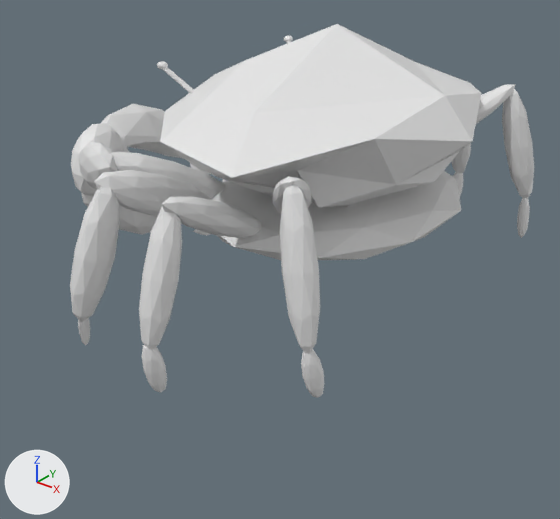
Renders of the glTF model ocean-game/src/assets/models/DefaultCrab.glb from each side of a commit.
Before and after are seen from a 50 mm camera at (2.17, -2.43, 1.77) aimed at (0.26, -0.04, 0.29). Lighting does not change. The marker at lower left points along +X, +Y and +Z. The first picture is the older version. Where no turn or scale is listed for an object, it has been applied to the vertices.

In view in the first picture: 'Body', 'BodyBottom', 'Claw.Left.Bottom', 'Claw.Left.Top', 'Eye', 'Eye.001', 'EyePole', 'Hand.1', 'Hand.2', 'Icosphere.001', 'Leg.1.1', 'Leg.1.2', 'Leg.2.1', 'Leg.2.2', 'Leg.3.005', 'Leg.3.2' and 9 more.
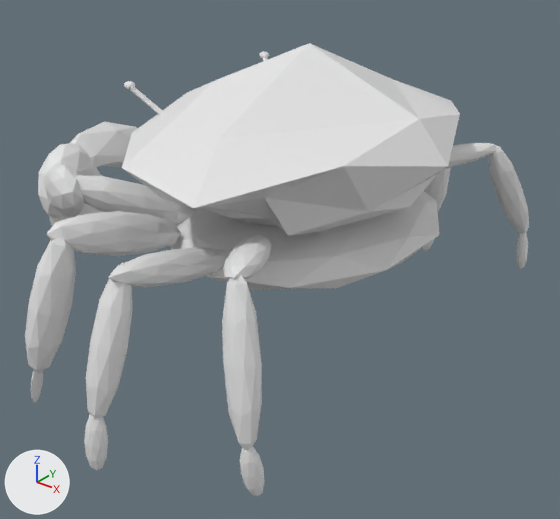
Not drawn themselves, but carrying or shaping drawn objects: ob_armature, ob_bone_002, ob_bone_003, ob_bone_004, ob_bone_002_r_001, ob_bone_003_r_001, ob_bone_004_r_001, ob_bone_006, ob_bone_007, ob_bone_008, ob_bone_010, ob_bone_011, ob_bone_014, ob_bone_015, ob_bone_016.

Pixel boxes [x1, y1, x2, y2] of what changed, in the pictures (560 x 519 px):
'Body', moved: before [160, 24, 481, 208]; after [122, 43, 460, 236]
'BodyBottom', moved: before [211, 171, 461, 260]; after [170, 191, 439, 290]
'Leg.3.2', moved, turned: before [280, 185, 320, 354]; after [222, 268, 262, 451]
'Leg.1.2', moved, turned: before [70, 187, 120, 322]; after [25, 237, 76, 374]
'Leg.2.2', moved, turned: before [139, 207, 182, 349]; after [86, 262, 133, 419]
'Leg.1.1', moved, turned: before [94, 170, 211, 217]; after [46, 211, 181, 256]
'Leg.2.1', moved, turned: before [162, 197, 261, 238]; after [108, 247, 227, 288]
'Hand.1', moved: before [111, 152, 226, 199]; after [75, 175, 197, 226]
'Leg.3.005', moved, turned: before [502, 89, 534, 198]; after [488, 143, 529, 233]
'Claw.Left.Top', moved: before [100, 104, 184, 159]; after [70, 122, 138, 168]
'Hand.2', moved: before [78, 142, 118, 190]; after [44, 164, 85, 217]
'Icosphere.001', moved: before [71, 123, 124, 196]; after [38, 143, 94, 219]
'Leg.3.1', moved, turned: before [273, 176, 311, 214]; after [224, 235, 271, 280]
'Leg.2.3', moved, turned: before [142, 345, 167, 392]; after [84, 415, 108, 471]
'Leg.3.3', moved, turned: before [301, 349, 324, 398]; after [240, 446, 265, 496]
'Leg.3.004', moved, turned: before [476, 84, 516, 124]; after [445, 143, 496, 169]
'Claw.Left.Bottom', moved (mostly hidden afterwards): before [81, 141, 157, 235]; after [49, 162, 103, 226]
'Leg.2.005', moved, turned: before [451, 143, 471, 173]; after [425, 168, 451, 211]
'Leg.3.006', moved, turned: before [517, 198, 530, 238]; after [516, 233, 528, 269]
'Leg.1.3', moved, turned: before [78, 318, 90, 345]; after [31, 370, 43, 403]
'EyePole', moved: before [162, 67, 195, 94]; after [130, 87, 164, 115]
'Leg.2.006', moved, turned: before [453, 171, 463, 198]; after [423, 239, 434, 251]
'Eye', moved: before [157, 61, 168, 69]; after [124, 81, 135, 89]
'Eye.001', moved: before [284, 35, 293, 42]; after [260, 52, 269, 58]

The change in detail:
Object 'Armature' (ob_armature) moves from (0.384, 0.191, 0.403) to (0.384, 0.00871, 0.355).
Object 'Bone.002' (ob_bone_002) turns from (64, -6.5, 1.1) to (53, -4.9, 2.1) degrees about x, y and z.
Object 'Bone.003' (ob_bone_003) turns from (-98, 22, -12) to (-102, 22, -14) degrees about x, y and z.
Object 'Bone.004' (ob_bone_004) turns from (-25, 10, -0.7) to (-13, 3.6, 0.6) degrees about x, y and z.
Object 'Bone.002.R.001' (ob_bone_002_r_001) turns from (154, 110, 1.9) to (-20, 62, -175) degrees about x, y and z.
Object 'Bone.003.R.001' (ob_bone_003_r_001) turns from (-103, -27, 111) to (-95, -26, 109) degrees about x, y and z.
Object 'Bone.004.R.001' (ob_bone_004_r_001) turns from (-20, -17, -20) to (-7.4, -9, -21) degrees about x, y and z.
Object 'Bone.006' (ob_bone_006) turns from (-74, -22, 17) to (-62, -19, 13) degrees about x, y and z.
Object 'Bone.007' (ob_bone_007) turns from (101, 17, 27) to (86, 16, 21) degrees about x, y and z.
Object 'Bone.008' (ob_bone_008) turns from (27, 21, 5) to (13, 16, 1.6) degrees about x, y and z.
Object 'Bone.010' (ob_bone_010) turns from (-77, -7.1, 18) to (-57, 3.2, 22) degrees about x, y and z.
Object 'Bone.011' (ob_bone_011) turns from (115, 35, 44) to (87, 46, 12) degrees about x, y and z.
Object 'Bone.014' (ob_bone_014) turns from (67, -12, -1.8) to (41, 3.3, -7) degrees about x, y and z.
Object 'Bone.015' (ob_bone_015) turns from (-108, 49, -50) to (-42, 49, 29) degrees about x, y and z.
Object 'Bone.016' (ob_bone_016) turns from (-16, 20, -15) to (-20, 31, -20) degrees about x, y and z.
Object 'Claw.Left.Top' (ob_claw_left_top) moves from (-0.651, -0.007, 0.526) to (-0.651, -0.189, 0.478).
Object 'Claw.Left.Bottom' (ob_claw_left_bottom) moves from (-0.645, -0.013, 0.461) to (-0.645, -0.195, 0.412).
Object 'Icosphere.001' (ob_icosphere_001) moves from (-0.591, -0.295, 0.628) to (-0.591, -0.478, 0.58).
Object 'Body' (ob_body) moves from (0.369, 0.184, 0.692) to (0.369, 0.002, 0.643).
Object 'BodyBottom' (ob_bodybottom) moves from (0.377, 0.195, 0.54) to (0.377, 0.013, 0.491).
Object 'Eye' (ob_eye) moves from (-0.211, -0.223, 1.101) to (-0.211, -0.405, 1.052).
Object 'Eye.001' (ob_eye_001) moves from (-0.195, -0.224, 1.096) to (-0.195, -0.406, 1.048).
Object 'EyePole' (ob_eyepole) moves from (-0.138, -0.183, 1.029) to (-0.138, -0.365, 0.98).
